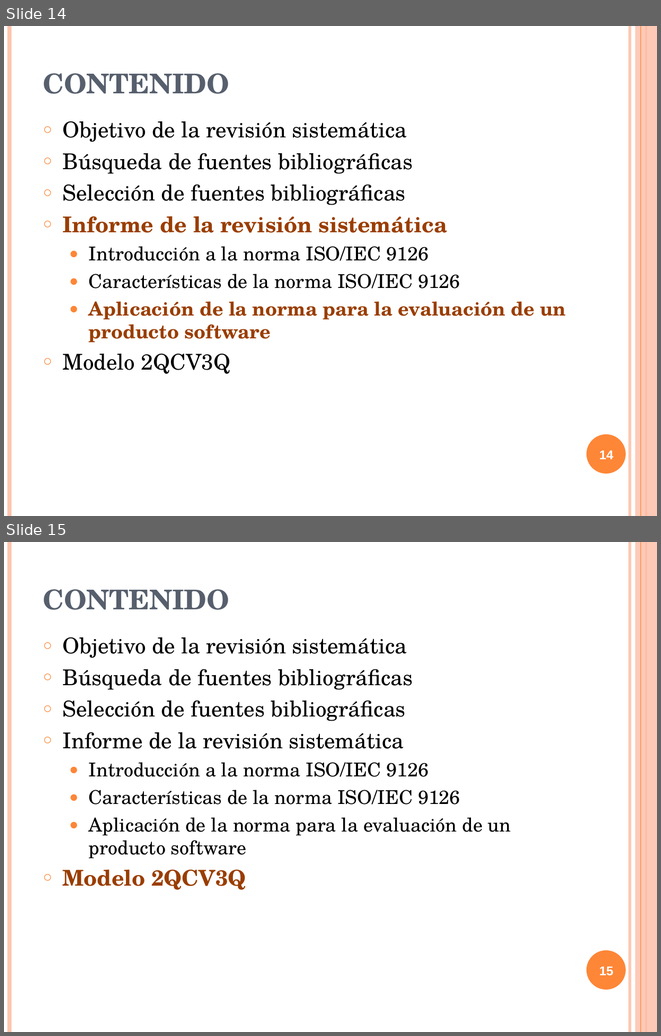
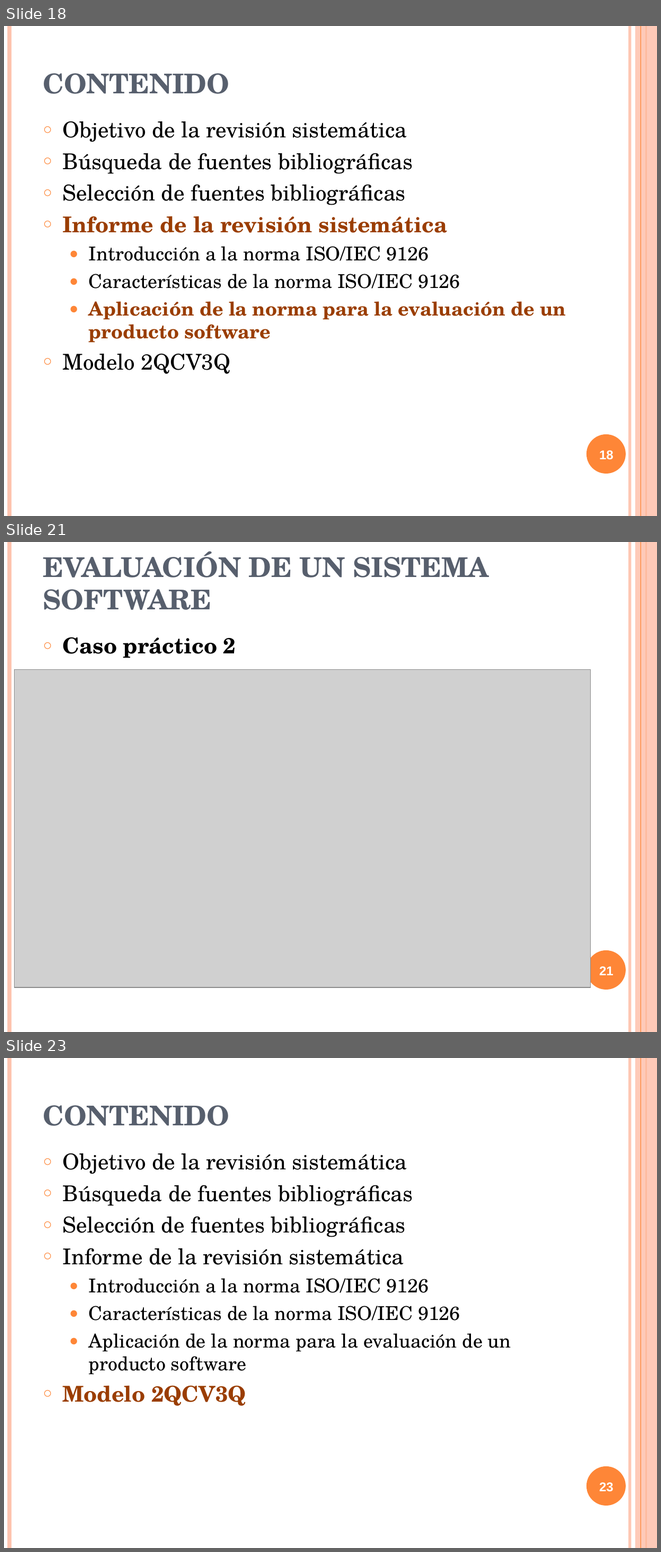
Before and after one commit to txedo/isi-auditoria, a slide deck: calidad/Trabajo/presentacion/presentacionCalidad.ppt. Shown one above the other, each under a label of ours: slides 14 and 15 before the commit, slides 18, 21 and 23 after it; the slides between them are not shown. The pictures are 661x1036 and 661x1552 pixels, drawn with LibreOffice and Linux fonts; fonts in the diff are those of the drawing; grey boxes stand for pictures. Boxes give left, top, right and bottom in pixels: in the first picture for what was removed or moved away, otherwise in the second. Text is boxed around its words. In the diff, an @@ line names an element or a change of style, - is before the commit and + after.

```diff
--- a/calidad/Trabajo/presentacion/presentacionCalidad.ppt
+++ b/calidad/Trabajo/presentacion/presentacionCalidad.ppt
@@ slide 21 added at (4, 542, 657, 1032), background #FFFFFF; not listed: 6 template elements that a slide beside it also shows @@
@@ title added at (43, 551, 489, 610), 30 pt, text #575F6D, bold @@
+EVALUACIÓN DE UN SISTEMA SOFTWARE
@@ text added at (62, 637, 236, 658), 24 pt, text #000000, bold @@
+○ Caso práctico 2
@@ picture added at (15, 669, 591, 987) @@
@@ page number added at (599, 966, 614, 975), 14 pt, text #FFFFFF, bold @@
+21
@@ what was slide 14 is now slide 18 @@
@@ page number at (599, 450, 614, 460): text changed @@
-14
+18
@@ what was slide 15 is now slide 23 @@
@@ page number at (599, 1482, 614, 1492): text changed @@
-15
+23
```
Also in this commit, not shown: 1 slide changed, 7 other slides added, 1 other file.
